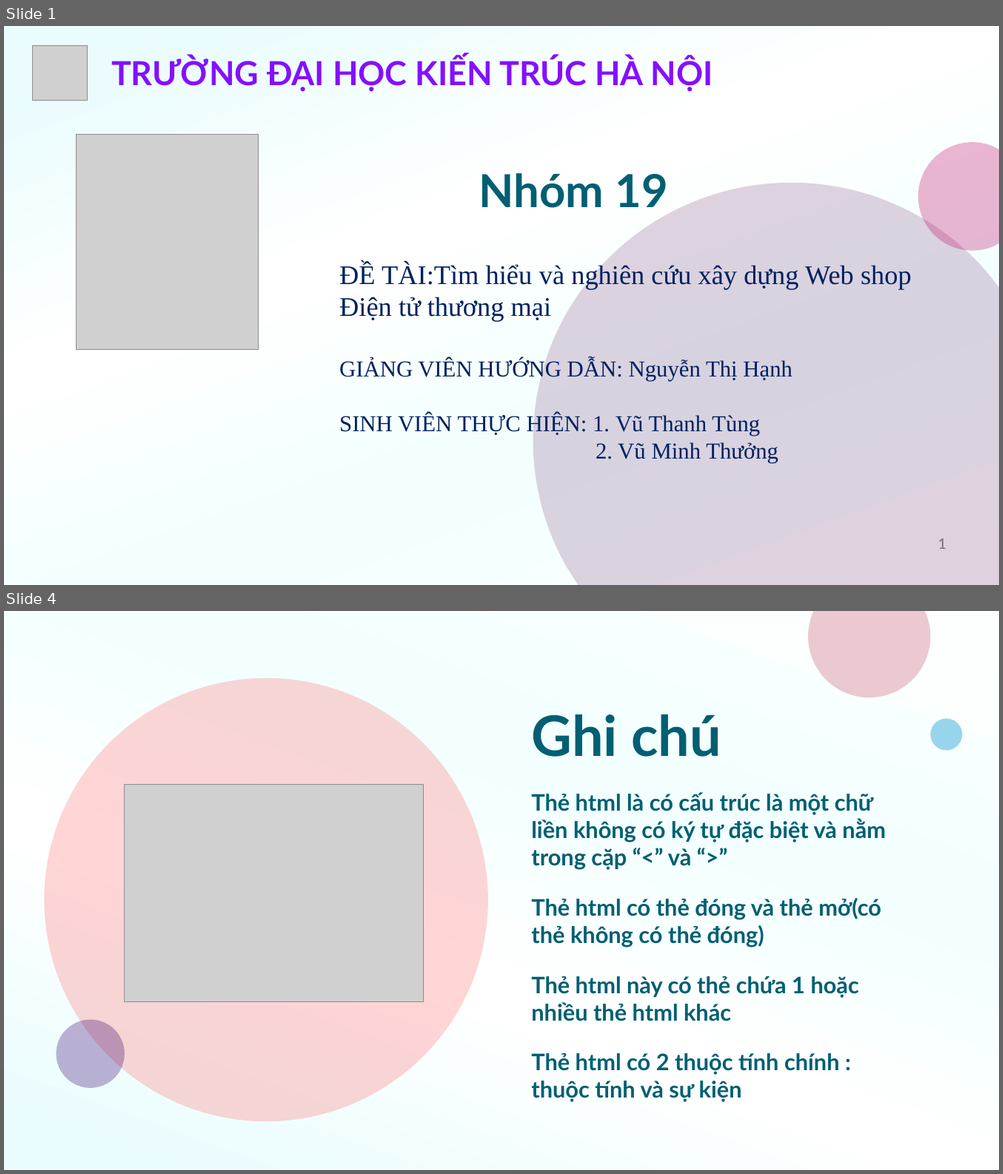
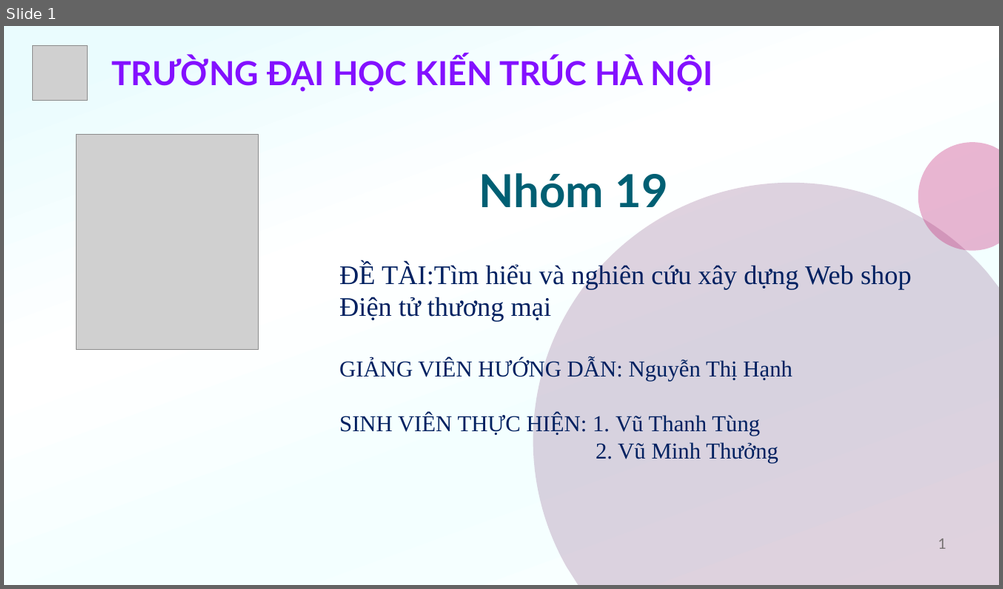
Before and after one commit to f12fullstack/NHOM19-CNWEB, a slide deck: NHOM19-CNWEB/NHÓM 19-HTMLCSSJS.pptx. Shown one above the other, each under a label of ours: slides 1 and 4 before the commit, slide 1 after it; the slides between them are not shown. The pictures are 1003x1174 and 1003x589 pixels, drawn with LibreOffice and Linux fonts; fonts in the diff are those of the drawing; grey boxes stand for pictures. Boxes give left, top, right and bottom in pixels: in the first picture for what was removed or moved away, otherwise in the second. Text is boxed around its words. In the diff, an @@ line names an element or a change of style, - is before the commit and + after.

```diff
--- a/NHOM19-CNWEB/NHÓM 19-HTMLCSSJS.pptx
+++ b/NHOM19-CNWEB/NHÓM 19-HTMLCSSJS.pptx
@@ slide 4 removed at [4, 611, 999, 1170], background gradient #EAFCFE to #FFFFFF to #F3FFFF to #FDFFFE @@
@@ freeform shape removed at [808, 611, 930, 698] @@
@@ ellipse removed at [44, 678, 488, 1122] @@
@@ title removed at [532, 714, 721, 757] @@
-Ghi chú
@@ ellipse removed at [930, 718, 963, 751] @@
@@ picture removed at [124, 785, 424, 1002] @@
@@ subtitle removed at [531, 792, 885, 1102] @@
-Thẻ html là có cấu trúc là một chữ liền không có ký tự đặc biệt và nằm trong cặp “<” và “>”
-Thẻ html có thẻ đóng và thẻ mở(có thẻ không có thẻ đóng)
-Thẻ html này có thẻ chứa 1 hoặc nhiều thẻ html khác
-Thẻ html có 2 thuộc tính chính : thuộc tính và sự kiện
@@ ellipse removed at [57, 1020, 125, 1088] @@
```
Also in this commit, not shown: 20 slides added, 28 other slides removed, 7 other files.
